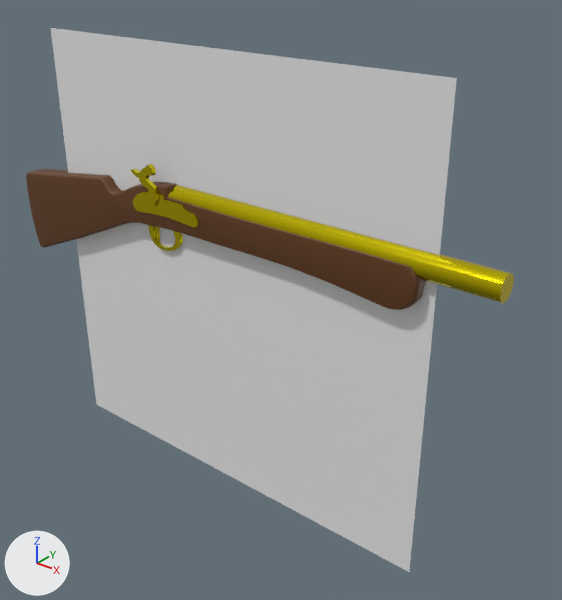
An edit to the FBX model Content/BoatFight/Models/Guns/Blunderbuss.fbx, drawn before and after from the same camera.
Rendered twice from a 50 mm lens placed at (0.639, -0.677, 0.434), pointed at (0.063, 0.043, -0.012). Lighting does not change. The marker at lower left points along +X, +Y and +Z. Where no turn or scale is listed for an object, it has been applied to the vertices. Vertices at the same position are counted once.

Objects in the first picture: 'Barrel', 'Plane.001', 'Plane.002', 'Stock'.
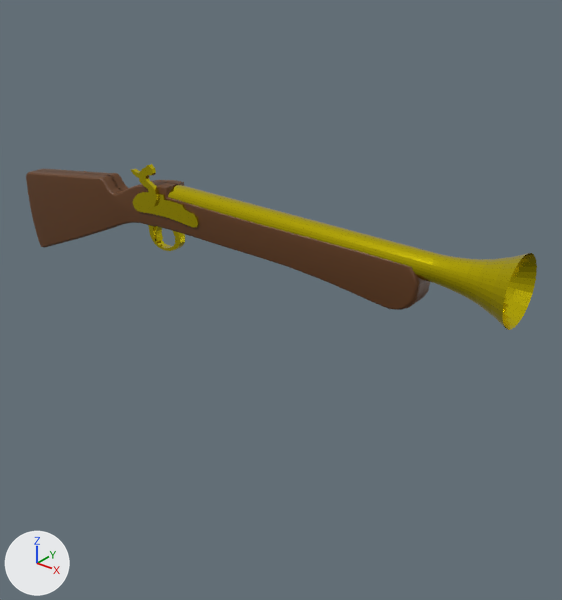
Changed parts and their boxes [x1, y1, x2, y2] in the pictures (562 x 600 px):
'Plane.001', deleted: before [51, 28, 457, 572]
'Barrel', reshaped (7% wider, 24% taller): before [168, 185, 514, 303]; after [168, 184, 537, 330]

The edits, one by one:
me_cylinder_008 is used by ob_barrel; location (0.151, 0.0, 0.113).
me_cylinder_008 had 64 vertices, 34 faces and spanned x -0.229..0.229, y -0.015..0.015, z -0.015..0.015.
me_cylinder_008 now has 288 vertices, 257 faces and spans x -0.229..0.242, y -0.039..0.039, z -0.039..0.039.
Part 1, on me_cylinder_008:
1 face is deleted.
32 vertices in x 0.229, y -0.015..0.015, z -0.015..0.015 move by (-0.077, 0.0, 0.0).
204 vertices are added at x 0.159..0.242, y -0.039..0.039, z -0.039..0.039.
20 new vertices lie (0.007, 0.0, 0.0) away from vertices in x 0.229, y -0.015..0.015, z -0.015..0.015.
224 new faces join them.
Object 'Plane.001' (ob_plane_001) is deleted.
